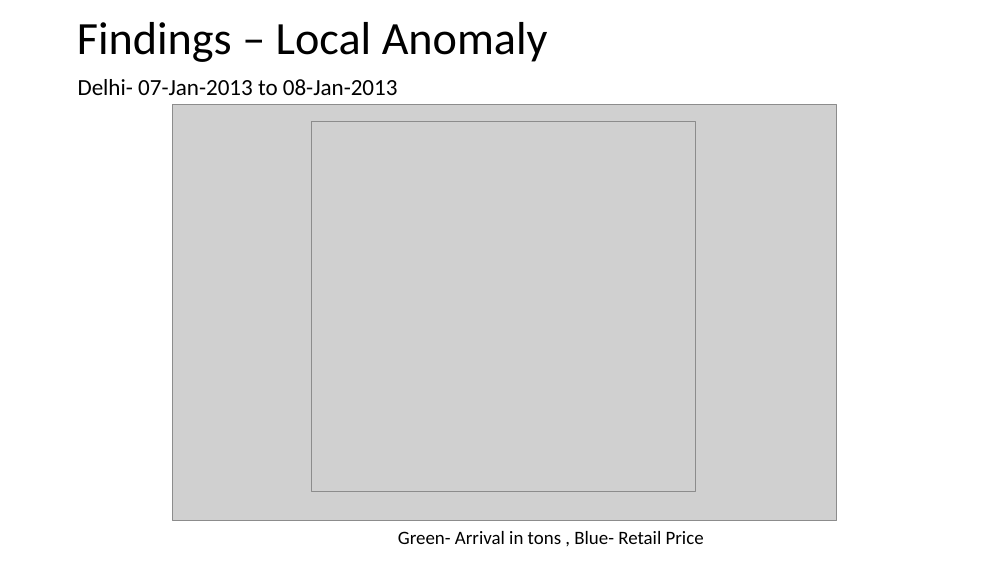
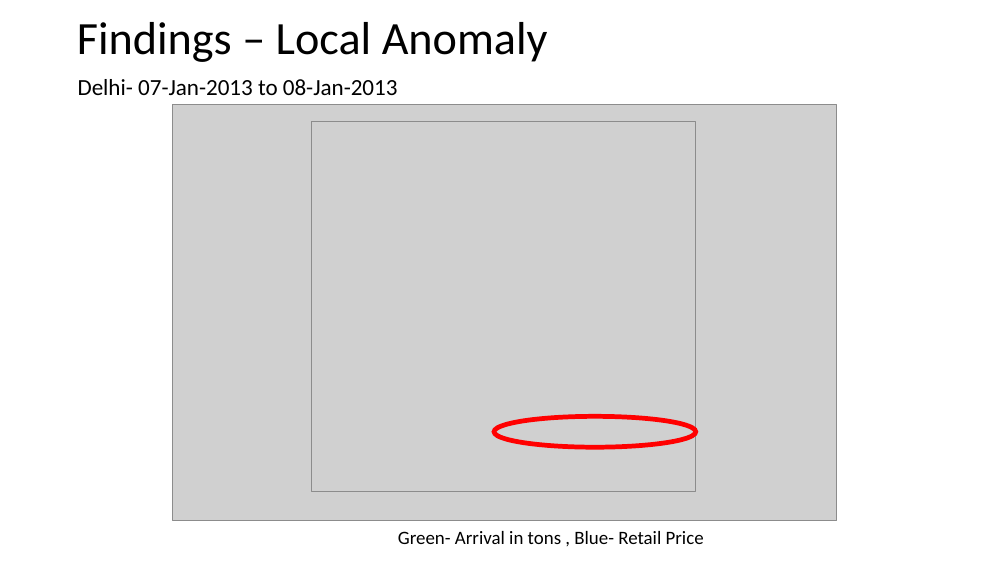
Before and after one commit to baldvaritesh/mtp, a slide deck: slide 18 of thesisPresentation/Thesis - Updated.pptx. Drawn at 1008x567 pixels with LibreOffice and Linux fonts; fonts in the diff are those of the drawing; grey boxes stand for pictures. Boxes give left, top, right and bottom in pixels: in the first picture for what was removed or moved away, otherwise in the second. Text is boxed around its words. In the diff, an @@ line names an element or a change of style, - is before the commit and + after.

Commit message:
some changes in presentation

```diff
--- a/thesisPresentation/Thesis - Updated.pptx
+++ b/thesisPresentation/Thesis - Updated.pptx
@@ ellipse added at [495,417,696,448], outline #FF0000 4.5 pt @@
```
